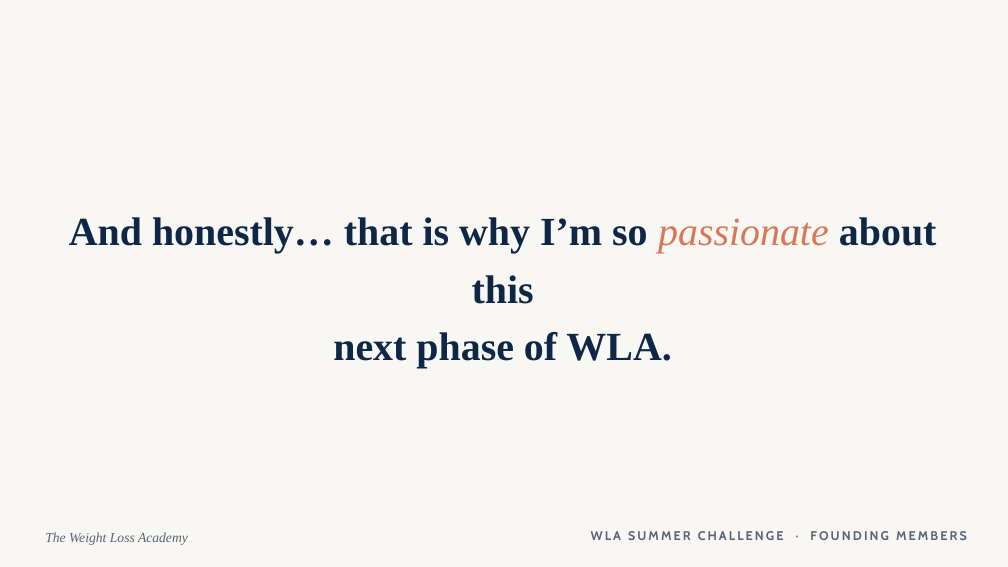
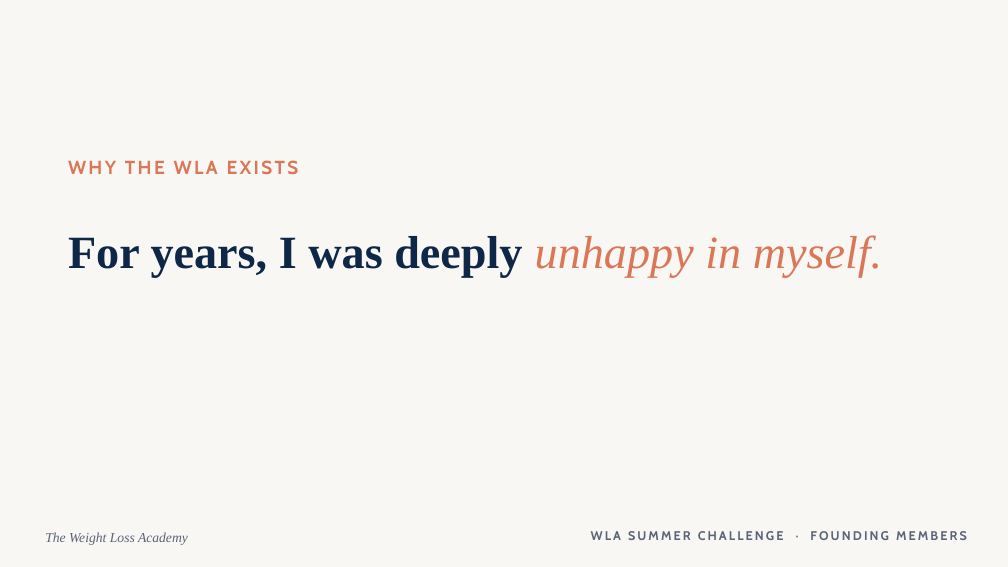
Before and after one commit to WeAreWLA/21-day-reset, a slide deck: slide 4 of wla-founding-members-launch.pptx (slide 16 before the commit). Drawn at 1008x567 pixels with LibreOffice and Linux fonts; fonts in the diff are those of the drawing. Boxes give left, top, right and bottom in pixels: in the first picture for what was removed or moved away, otherwise in the second. Text is boxed around its words. In the diff, an @@ line names an element or a change of style, - is before the commit and + after.

```diff
--- a/wla-founding-members-launch.pptx
+++ b/wla-founding-members-launch.pptx
@@ text added at box(68, 160, 299, 174), 18 pt, text #D97757, bold @@
+WHY THE WLA EXISTS
@@ text added at box(68, 235, 882, 277), 44 pt, text #0E2746, bold @@
+For years, I was deeply unhappy in myself.
@@ text removed at box(69, 217, 937, 368) @@
-And honestly… that is why I’m so passionate about this
-next phase of WLA.
```
Also in this commit, not shown: 9 other slides changed, 12 slides added, 17 slides removed, 1 other file.
